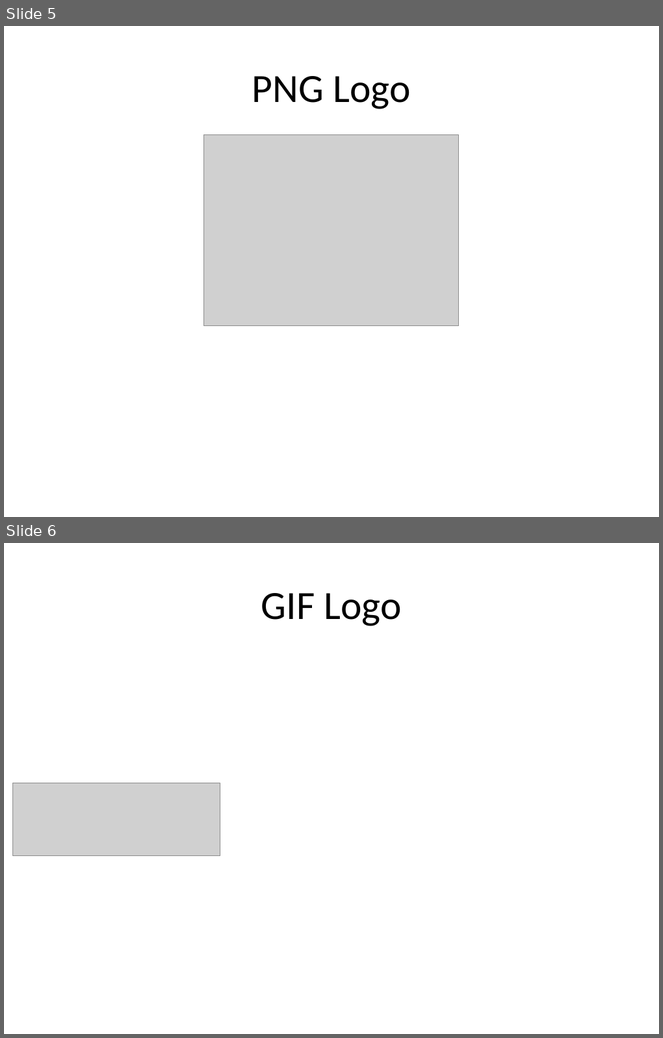
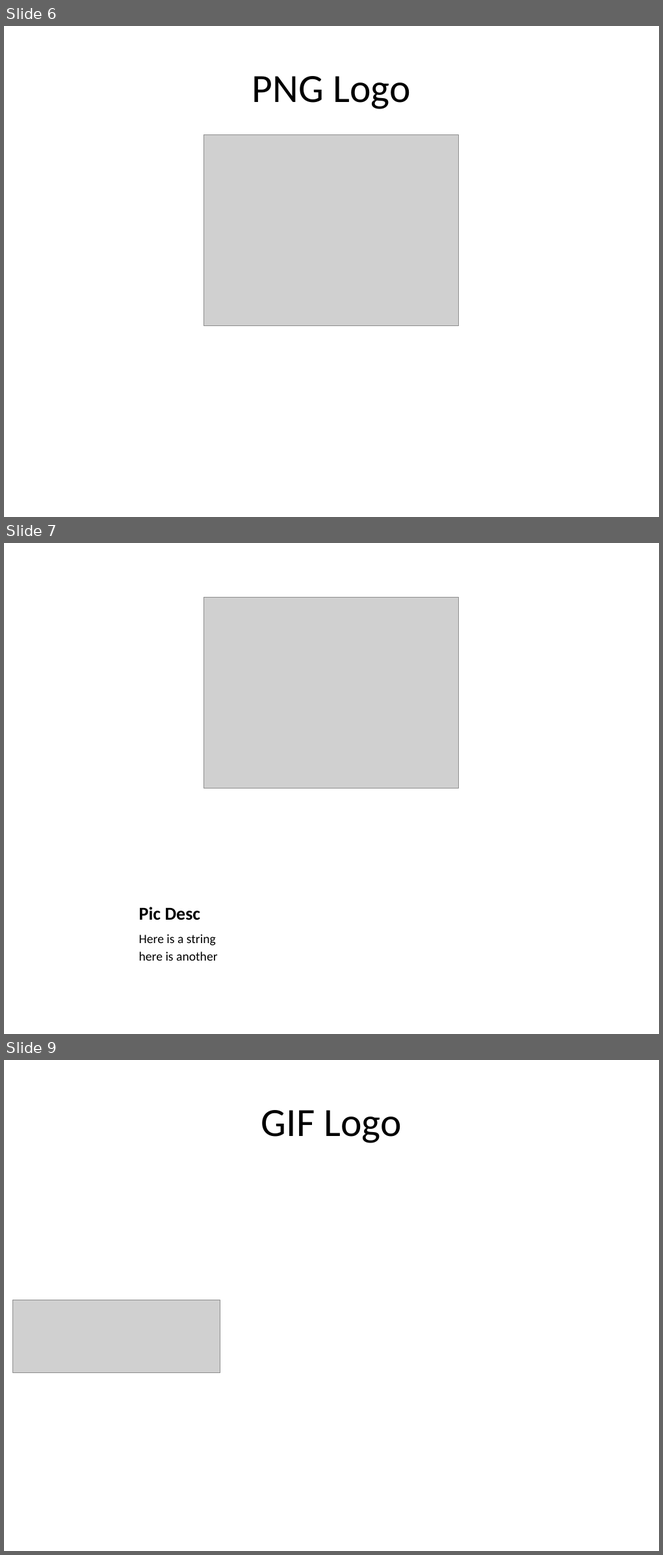
Before and after one commit to pythonicrubyist/powerpoint, a slide deck: samples/pptx/sample.pptx. Shown one above the other, each under a label of ours: slides 5 and 6 before the commit, slides 6, 7 and 9 after it; the slides between them are not shown. The pictures are 663x1038 and 663x1555 pixels, drawn with LibreOffice and Linux fonts; fonts in the diff are those of the drawing; grey boxes stand for pictures. Boxes give left, top, right and bottom in pixels: in the first picture for what was removed or moved away, otherwise in the second. Text is boxed around its words. In the diff, an @@ line names an element or a change of style, - is before the commit and + after.

```diff
--- a/samples/pptx/sample.pptx
+++ b/samples/pptx/sample.pptx
@@ slide 7 added at (4,543,659,1034), background #FFFFFF @@
@@ picture added at (204,598,460,789) @@
@@ title added at (139,907,201,921), 20 pt, text #000000, bold @@
+Pic Desc
@@ text added at (139,934,217,961), 14 pt, text #000000 @@
+Here is a string
+here is another
@@ what was slide 5 is now slide 6 @@
@@ what was slide 6 is now slide 9 @@
```
Also in this commit, not shown: 1 slide changed, 2 other slides added, 1 other file.
